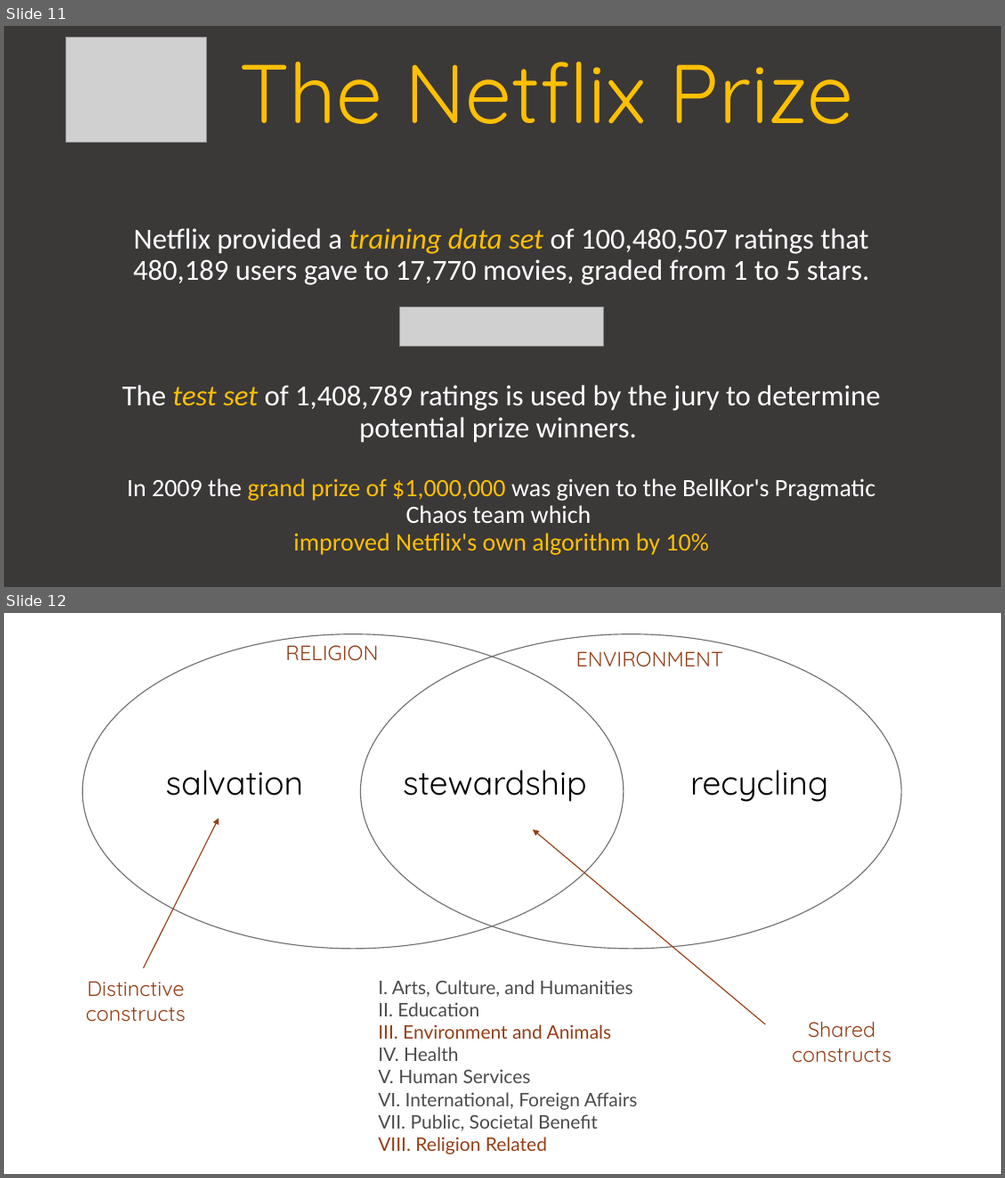
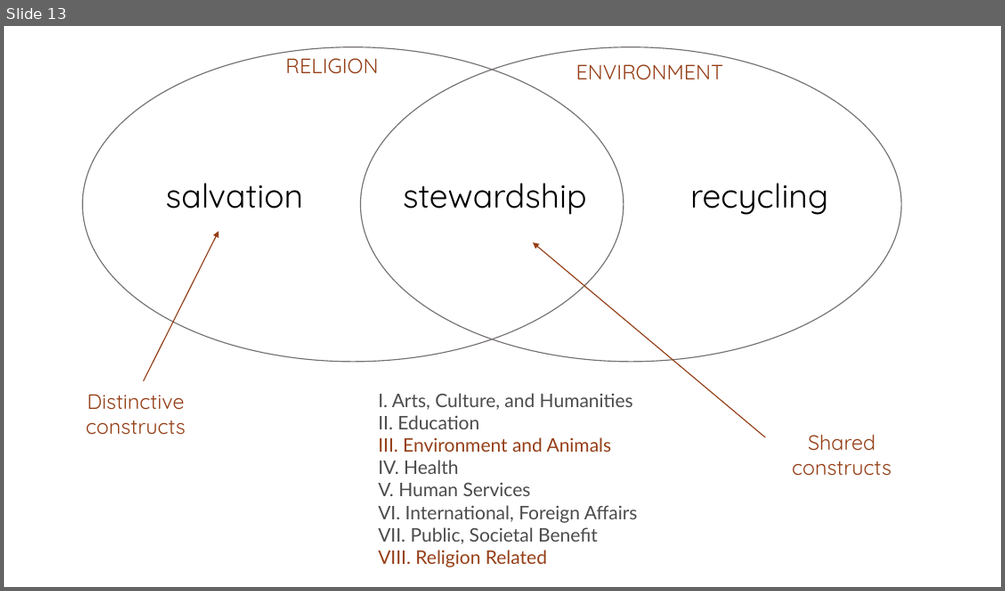
Before and after one commit to Watts-College/paf-514-template, a slide deck: lectures/text-analysis.pptx. Shown one above the other, each under a label of ours: slides 11 and 12 before the commit, slide 13 after it. The pictures are 1005x1178 and 1005x591 pixels, drawn with LibreOffice and Linux fonts; fonts in the diff are those of the drawing; grey boxes stand for pictures. Boxes give left, top, right and bottom in pixels: in the first picture for what was removed or moved away, otherwise in the second. Text is boxed around its words. In the diff, an @@ line names an element or a change of style, - is before the commit and + after.

Commit message:
add text analysis slides

```diff
--- a/lectures/text-analysis.pptx
+++ b/lectures/text-analysis.pptx
@@ slide 11 removed at <box>4,26,1001,587</box>, background #3B3838 @@
@@ picture removed at <box>66,37,207,142</box> @@
@@ text removed at <box>239,62,853,124</box> @@
-The Netflix Prize
@@ title removed at <box>122,228,880,555</box> @@
-Netflix provided a training data set of 100,480,507 ratings that 480,189 users gave to 17,770 movies, graded from 1 to 5 stars.
-The test set of 1,408,789 ratings is used by the jury to determine potential prize winners.
-In 2009 the grand prize of $1,000,000 was given to the BellKor's Pragmatic Chaos team which
-improved Netflix's own algorithm by 10%
@@ picture removed at <box>399,306,603,346</box> @@
@@ what was slide 12 is now slide 13 @@
```
Also in this commit, not shown: 5 slides changed, 1 slide added, 2 other files.
